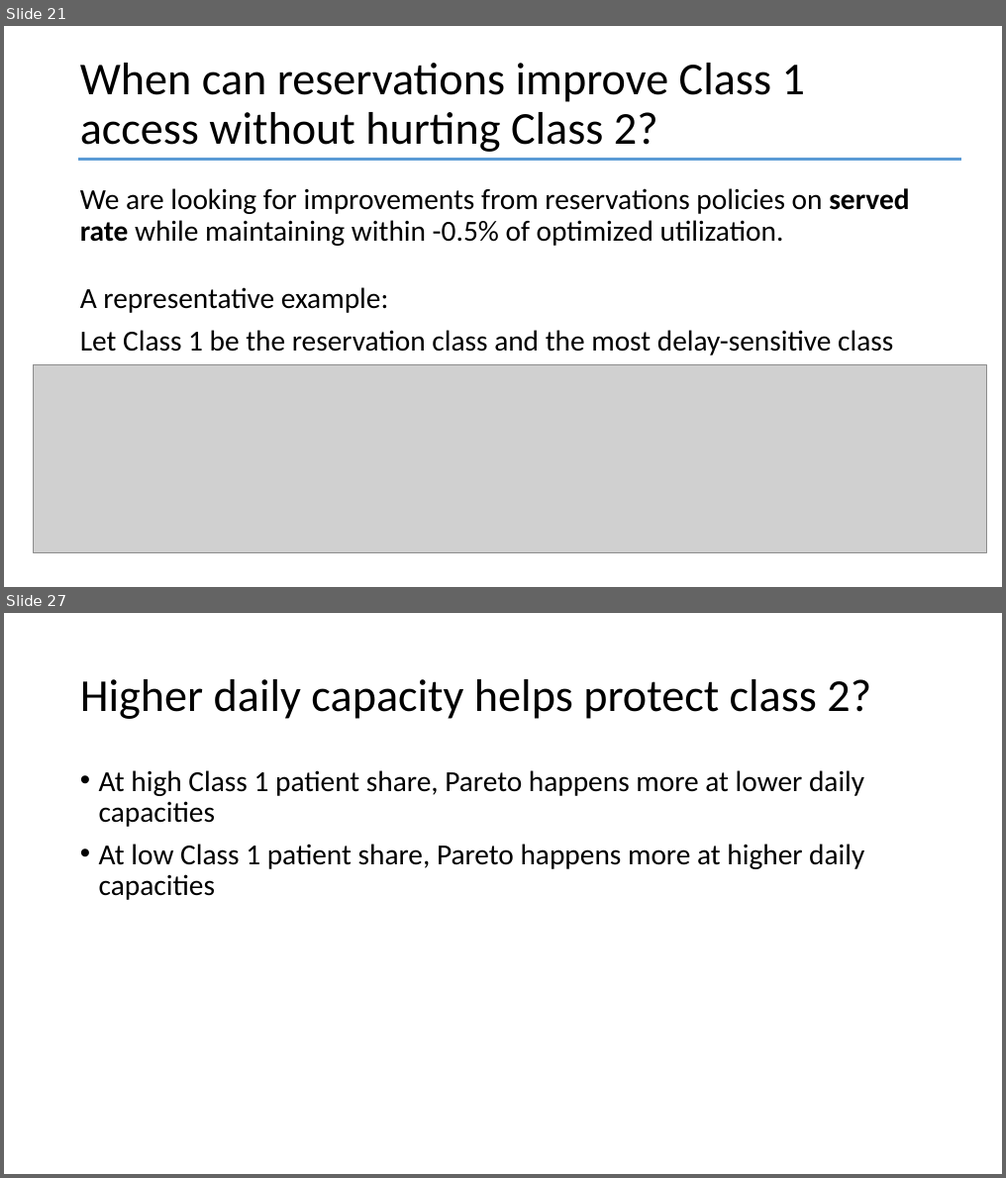
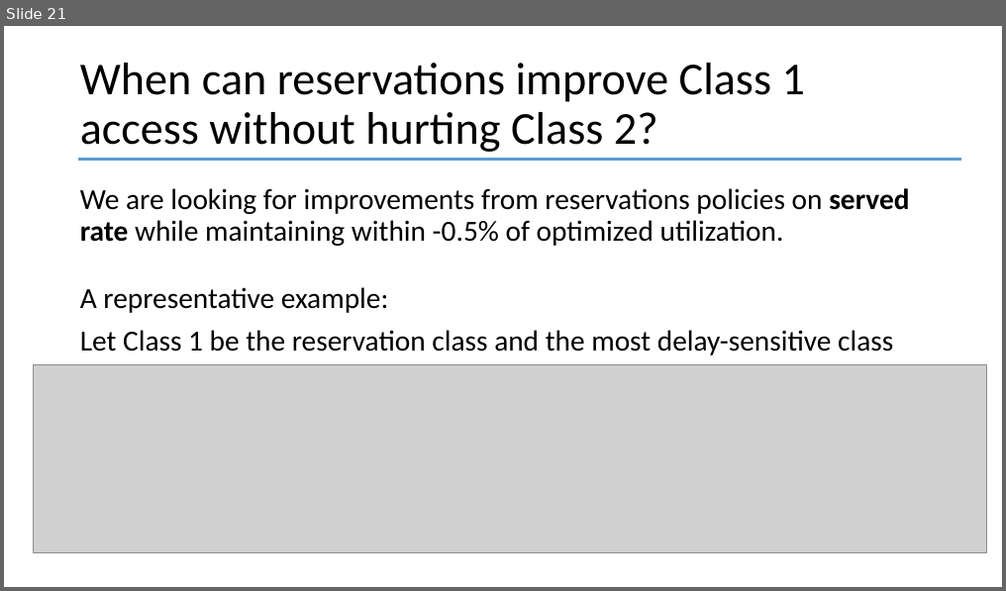
Before and after one commit to YcartXin/CUIMC-Appointment-Simulation, a slide deck: presentation/FCFS Presentation.pptx. Shown one above the other, each under a label of ours: slides 21 and 27 before the commit, slide 21 after it; the slides between them are not shown. The pictures are 1006x1178 and 1006x591 pixels, drawn with LibreOffice and Linux fonts; fonts in the diff are those of the drawing; grey boxes stand for pictures. Boxes give left, top, right and bottom in pixels: in the first picture for what was removed or moved away, otherwise in the second. Text is boxed around its words. In the diff, an @@ line names an element or a change of style, - is before the commit and + after.

```diff
--- a/presentation/FCFS Presentation.pptx
+++ b/presentation/FCFS Presentation.pptx
@@ slide 27 removed at (x1=4, y1=613, x2=1002, y2=1174), background #FFFFFF @@
@@ title removed at (x1=80, y1=679, x2=871, y2=719) @@
-Higher daily capacity helps protect class 2?
@@ text removed at (x1=99, y1=770, x2=864, y2=900) @@
-• At high Class 1 patient share, Pareto happens more at lower daily capacities
-• At low Class 1 patient share, Pareto happens more at higher daily capacities
```
Also in this commit, not shown: 4 slides changed, 4 slides added, 1 other slide removed, 17 other files.
